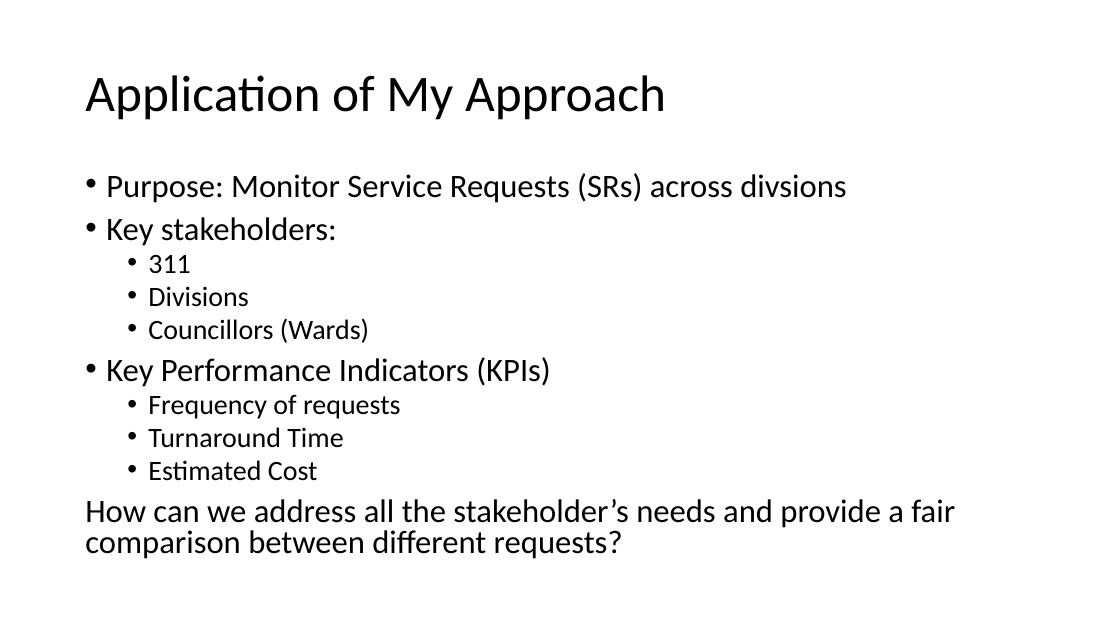
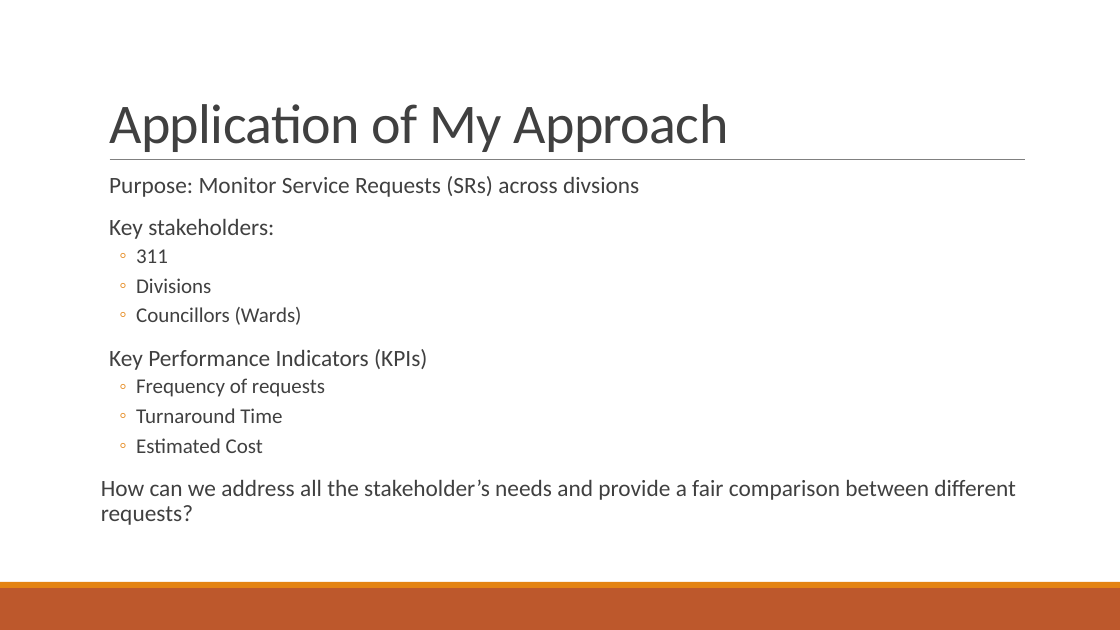
Before and after one commit to Shafquat/SSI, a slide deck: slide 4 of presentation/Take-Home Assignment.pptx. Drawn at 1120x630 pixels with LibreOffice and Linux fonts; fonts in the diff are those of the drawing. Boxes give left, top, right and bottom in pixels: in the first picture for what was removed or moved away, otherwise in the second. Text is boxed around its words. In the diff, an @@ line names an element or a change of style, - is before the commit and + after.

```diff
--- a/presentation/Take-Home Assignment.pptx
+++ b/presentation/Take-Home Assignment.pptx
@@ title "Application of My Approach": place and size @@
-title "Application of My Approach" at <box>85,75,666,120</box>
+title "Application of My Approach" at <box>109,104,728,152</box>
@@ title "Application of My Approach" at <box>109,104,728,152</box>: size 44 to 48 pt, text colour #000000 to #404040, letter spacing 0 to -0.5 pt; line spacing 0.9 to 0.85; vertical alignment middle to bottom @@
@@ text "Purpose: Monitor Service Requests (SRs) ...": place and size @@
-text "Purpose: Monitor Service Requests (SRs) ..." at <box>85,173,955,559</box>
+text "Purpose: Monitor Service Requests (SRs) ..." at <box>101,176,1016,525</box>
@@ text "Purpose: Monitor Service Requests (SRs) ..." at <box>101,176,1016,525</box>: size 28 to 20 pt in "Purpose: Monitor Service Requests (SRs) across divsions", "Key stakeholders:", "Key Performance Indicators (KPIs)", "How can we address all the stakeholder’s ..."; text colour #000000 to #404040; size 24 to 18 pt in "311", "Divisions", "Councillors (Wards)", "Frequency of requests" and 2 more places; bullet • to  ; line spacing 0.8 to 0.9; more space between paragraphs; bullet • to ◦ @@
@@ line added from (110, 160) to (1026, 160), #808080 0.5 pt @@
@@ rectangle added at <box>0,588,1120,630</box>, fill #BD582C @@
@@ rectangle added at <box>0,582,1120,588</box>, fill #E48312 @@
```
Also in this commit, not shown: 7 other slides changed, 2 slides added, 2 other files.
